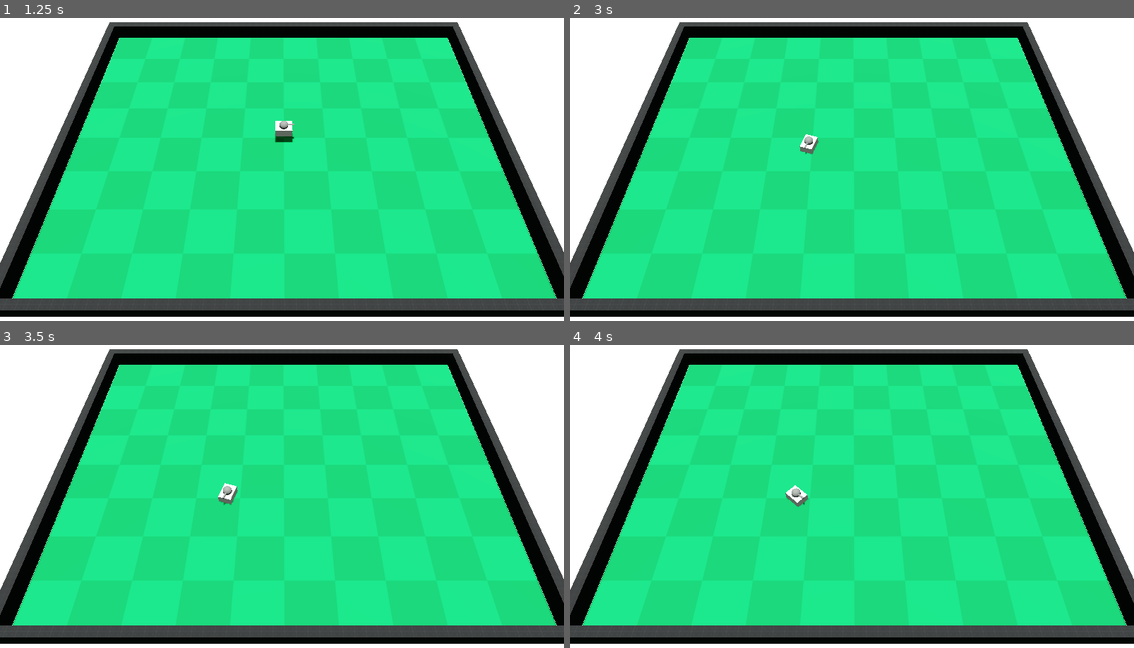
Above: before the commit, frames 1-4 (two rows, left to right).
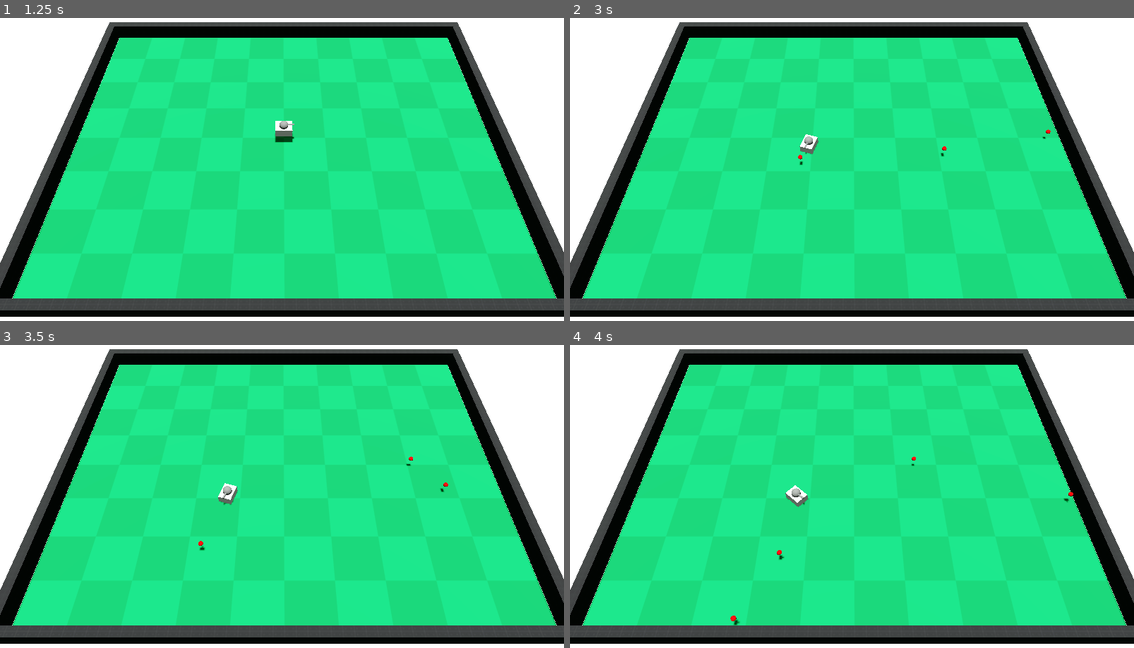
Above: after the commit, the same moments.

Repository: MrBocch/godot_tanks
Game: Godot game, scene res://scenes/levels/base.tscn
Two runs of this game, one before a commit and one after it. Both use one fixed random seed, a clock stepped at 60 frames per second and the inputs below.
Inputs:
- Up to frame 1 (1.25 s): hold Right (ui_right) from 0.53 s (still down); tap Space (fire) at 0.6 s
- Up to frame 2 (3 s): release Right (ui_right) at 1.28 s; hold Down (ui_down) 1.28-2.03 s; tap Space (fire) at 1.35, 2.1, 2.85 s; hold Right (ui_right) 2.03-2.78 s; hold Up (ui_up) from 2.78 s (still down)
- Up to frame 3 (3.5 s): keep holding Up (ui_up)
- Up to frame 4 (4 s): release Up (ui_up) at 3.53 s; hold Left (ui_left) from 3.53 s (still down); tap Space (fire) at 3.6 s

Frame 1 is identical in both runs. In frame 2, less than 0.1% of the frame differs, in the area x 40-86%, y 36-49%; in frame 3, less than 0.1%; in frame 4, less than 0.1%, in the area x 28-90%, y 36-93%.

Commit message:
tank shoots properly now

Diff:
--- a/scenes/tank/character_tank.gd
+++ b/scenes/tank/character_tank.gd
@@ -1,6 +1,7 @@
 extends CharacterBody3D
 
 @onready var root = get_tree().get_root()
+@onready var barrel_end = $Marker3D
 var bullet
 
 const SPEED = 7.0
@@ -13,6 +14,8 @@
 	bullet = preload("res://scenes/bullet/bullet.tscn")
 
 func _physics_process(delta):
+
+
 	# tanks cant jump
 	if not is_on_floor():
 		velocity.y -= gravity * delta
@@ -22,13 +25,11 @@
 	# As good practice, you should replace UI actions with custom gameplay actions.
 	if is_on_floor():
 		if Input.is_action_just_pressed("fire"):
+
 			var bullet_instance = bullet.instantiate()
 			bullet_instance.rotation.y = self.rotation.y
-			bullet_instance.position.y = 1.249
 
-			bullet_instance.position.x = self.position.x
-			bullet_instance.position.z = self.position.z
-
+			bullet_instance.position = barrel_end.global_position
 			root.add_child(bullet_instance)
 
 
--- a/scenes/tank/tank.tscn
+++ b/scenes/tank/tank.tscn
@@ -16,7 +16,7 @@
 height = 0.9
 
 [sub_resource type="BoxShape3D" id="BoxShape3D_poh13"]
-size = Vector3(1.4, 1.65234, 1.84124)
+size = Vector3(1.4, 1.65234, 2.08848)
 
 [node name="tank" type="CharacterBody3D"]
 transform = Transform3D(1, -3.48787e-16, 3.48787e-16, 3.48787e-16, 1, -3.48787e-16, -3.48787e-16, 3.48787e-16, 1, 0, 0, 0)
@@ -35,17 +35,13 @@
 transform = Transform3D(1, 0, 0, 0, 0.0326842, -0.999466, 0, 0.999466, 0.0326842, 0, 0.197985, 0.785482)
 mesh = SubResource("CylinderMesh_0cyle")
 
-[node name="barrel" type="Marker3D" parent="."]
-transform = Transform3D(1, -1.21652e-31, 0, -1.21652e-31, 1, 0, 0, 0, 1, -1.09561e-16, 1.24855, 1.56267)
-
 [node name="cooldown" type="Timer" parent="."]
 process_callback = 0
 wait_time = 0.75
 one_shot = true
 
 [node name="CollisionShape3D" type="CollisionShape3D" parent="."]
-transform = Transform3D(1, -1.21652e-31, 0, -1.21652e-31, 1, 0, 0, 0, 1, 3.48787e-16, 1, 0.133453)
-visible = false
+transform = Transform3D(1, -1.21652e-31, 0, -1.21652e-31, 1, 0, 0, 0, 1, 3.48787e-16, 1, 0.0712496)
 shape = SubResource("BoxShape3D_poh13")
 
 [node name="hitbox" type="Area3D" parent="."]
@@ -53,9 +49,11 @@
 collision_mask = 2
 
 [node name="CollisionShape3D" type="CollisionShape3D" parent="hitbox"]
-transform = Transform3D(1, -1.21652e-31, 0, -1.21652e-31, 1, 0, 0, 0, 1, 3.48787e-16, 1, 0.133453)
-visible = false
+transform = Transform3D(1, -1.21652e-31, 0, -1.21652e-31, 1, 0, 0, 0, 1, 3.79759e-16, 1, -0.016764)
 shape = SubResource("BoxShape3D_poh13")
+
+[node name="Marker3D" type="Marker3D" parent="."]
+transform = Transform3D(1, -1.21652e-31, 0, -1.21652e-31, 1, 0, 0, 0, 1, -5.4262e-17, 1.25206, 1.40763)
 
 [connection signal="timeout" from="cooldown" to="." method="_on_timer_timeout"]
 [connection signal="area_entered" from="hitbox" to="." method="_on_area_3d_area_entered"]
Not shown, changed: thoughts.txt
